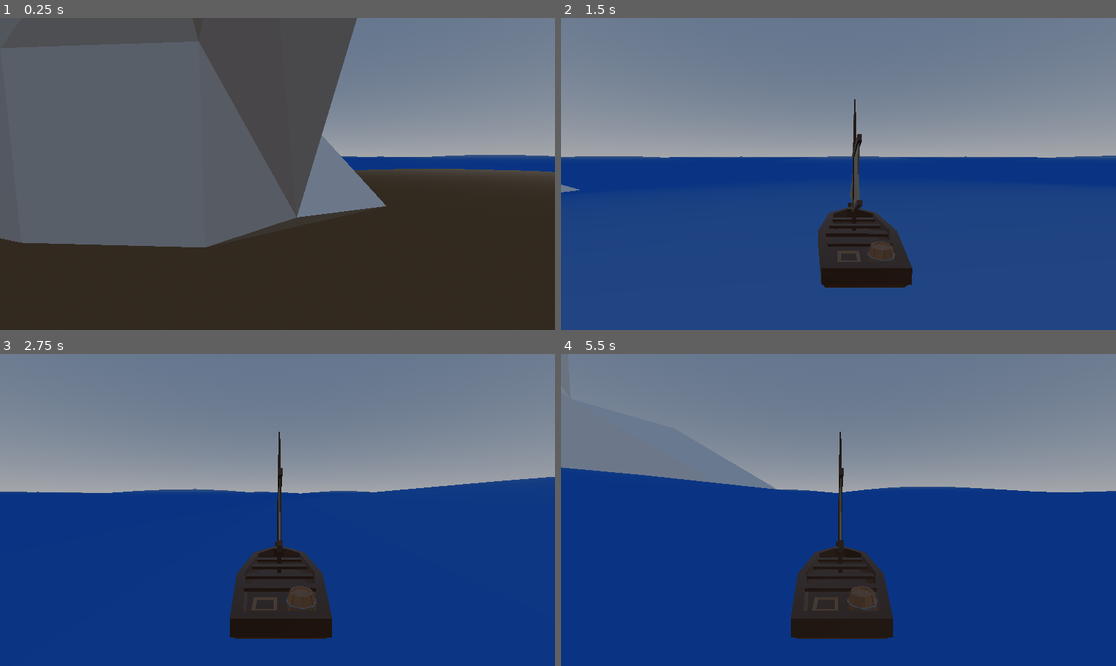
Above: before the commit, frames 1-4 (two rows, left to right).
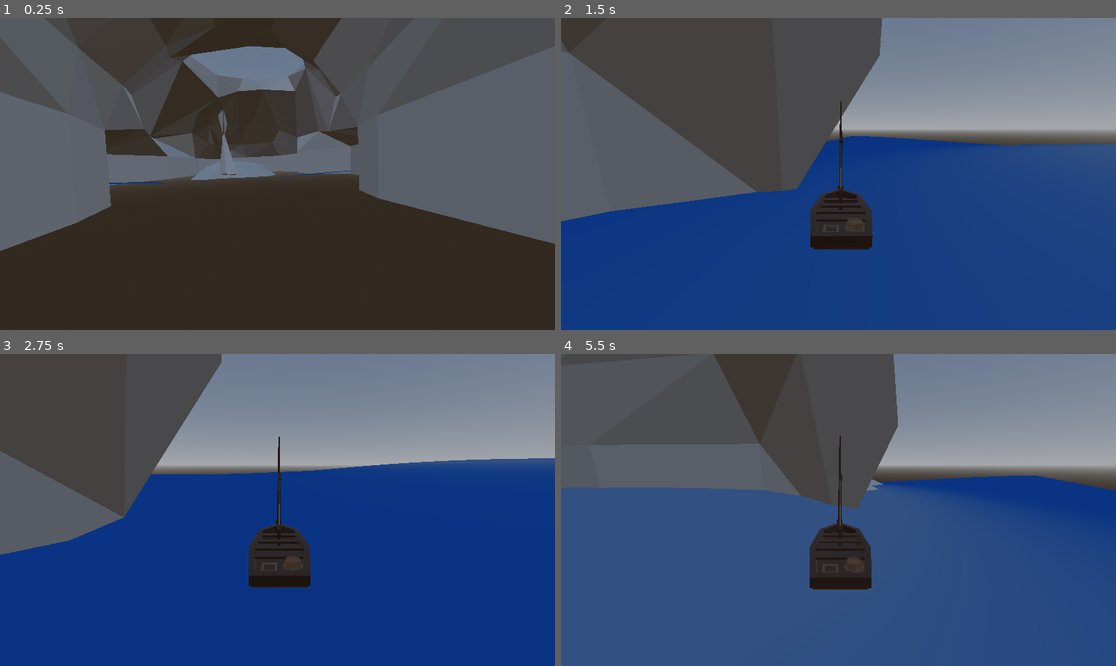
Above: after the commit, the same moments.

Repository: cgsdev0/buccaneers-beak
Game: Godot game, scene res://testing.tscn
Two runs of this game, one before a commit and one after it. Both use one fixed random seed, a clock stepped at 60 frames per second and the inputs below.
Inputs (mouse positions are in pixels of both pictures, inside the frame that each line leads up to):
- Up to frame 1 (0.25 s): no input
- Up to frame 2 (1.5 s): tap Enter (ui_accept) at 0.5, 0.77, 0.8, 1.07, 1.35 s; move the mouse to (960, 158) at 0.52 s; hold D (move_right) 0.53-1.28 s; hold Space 0.53-1.28 s; click (960, 158) at 0.67 s; move the mouse to (727, 189) at 1.27 s; hold S (move_down) from 1.28 s (still down); click (727, 189) at 1.42 s
- Up to frame 3 (2.75 s): tap Enter (ui_accept) at 1.52, 1.82, 2.3 s; tap Space at 1.55 s; move the mouse to (333, 441) at 2.02 s; release S (move_down) at 2.03 s; hold D (move_right) from 2.03 s (still down); hold Space from 2.03 s (still down); click (333, 441) at 2.17 s
- Up to frame 4 (5.5 s): move the mouse to (810, 572) at 2.77 s; release D (move_right) at 2.78 s; release Space at 2.78 s; hold W (move_up) 2.78-3.53 s; tap Space at 2.85, 4.35 s; click (810, 572) at 2.92 s; tap Enter (ui_accept) at 3.02, 3.32, 3.6, 3.77, 4.07, 4.52, 4.82, 5.3 s; move the mouse to (1005, 556) at 3.52 s; hold A (move_left) 3.53-5.03 s; click (1005, 556) at 3.67 s; tap Escape (ui_cancel) at 4.15 s; move the mouse to (672, 463) at 4.27 s; click (672, 463) at 4.42 s; move the mouse to (866, 510) at 5.02 s; hold S (move_down) from 5.03 s (still down); hold Space from 5.03 s (still down); click (866, 510) at 5.17 s

The runs differ from the first frame. In frame 1, 51% of the frame differs, in the area x 0-100%, y 0-75%; in frame 2, 41%; in frame 3, 30%; in frame 4, 80%, in the area x 0-100%, y 0-100%.

Commit message:
commit

Diff:
--- a/Boat.gd
+++ b/Boat.gd
@@ -8,14 +8,27 @@
 
 func get_water_height(pos: Vector2):
 	var time = Time.get_ticks_msec() / 1000.0
-	return sin(pos.x / 40.0 + time / 2.0) * sin(pos.y / 40.0 + time / 2.0) * 5.0 - 2.9
+	return sin(pos.x / 40.0 + time / 2.0) * sin(pos.y / 40.0 + time / 2.0) * 5.0 - 3.0
+
+func get_water_normal(pos: Vector2, forward: Vector3, right: Vector3):
+	var time = Time.get_ticks_msec() / 1000.0
+	var front = pos + Vector2(forward.x, forward.z)
+	var back = pos - Vector2(forward.x, forward.z)
+	var cross = Vector3(right.x, 0, right.y)
+	return Vector3(front.x, get_water_height(front), front.y) - Vector3(back.x, get_water_height(back), back.y)
 
 # Called every frame. 'delta' is the elapsed time since the previous frame.
 func _process(delta):
-
+	if Input.is_key_pressed(KEY_SPACE):
+		$CameraController.active = true
 	var input = Input.get_vector("move_right", "move_left", "move_down", "move_up")
 
 	global_rotation.y += input.x * delta
+
+	var planar_origin = Vector2(global_transform.origin.x, global_transform.origin.z)
+	$RootNode.look_at(global_transform.origin - get_water_normal(planar_origin, global_transform.basis.z, global_transform.basis.x),
+		global_transform.basis.y)
+
 
 	var vh = Vector2(velocity.x, velocity.z)
 	var ih = global_transform.basis.z * input.y
@@ -28,7 +41,7 @@
 	# apply friction
 	vh -= vh.normalized() * delta * 50.0 * min(vh.length(), 1)
 
-	var water_height = get_water_height(Vector2(global_transform.origin.x, global_transform.origin.z))
+	var water_height = get_water_height(planar_origin)
 
 	# global_transform.origin.y = water_height
 
--- a/CameraController.gd
+++ b/CameraController.gd
@@ -1,3 +1,4 @@
+class_name CameraController
 extends RemoteTransform3D
 
 @export
@@ -10,6 +11,11 @@
 	if !active && new_active:
 		lerpFrom = get_viewport().get_camera_3d().global_transform
 		lerpTimer = 0.0
+		if is_instance_of(get_viewport().get_camera_3d().controller, CameraController):
+			get_viewport().get_camera_3d().controller.active = false
+		get_viewport().get_camera_3d().controller = self
+	if !new_active && active:
+		remote_path = NodePath("")
 	active = new_active
 
 # Called when the node enters the scene tree for the first time.
@@ -19,12 +25,10 @@
 
 # Called every frame. 'delta' is the elapsed time since the previous frame.
 func _process(delta):
-	if Input.is_key_pressed(KEY_SPACE):
-		active = true
 
 	if lerpTimer < 1.0 && active:
 		lerpTimer += delta
 		get_viewport().get_camera_3d().global_transform.origin = lerp(lerpFrom.origin, global_transform.origin, ease(lerpTimer, 0.5))
-		get_viewport().get_camera_3d().global_transform.basis = Basis(lerp(lerpFrom.basis.get_rotation_quaternion(), global_transform.basis.get_rotation_quaternion(), ease(lerpTimer, 0.5)))
+		get_viewport().get_camera_3d().global_transform.basis = Basis(lerpFrom.basis.get_rotation_quaternion().slerp(global_transform.basis.get_rotation_quaternion(), ease(lerpTimer, 0.5)))
 	if lerpTimer >= 1.0 && active:
 		remote_path = get_viewport().get_camera_3d().get_path()
--- /dev/null
+++ b/FirstPersonCamera.gd
@@ -0,0 +1,44 @@
+extends CharacterBody3D
+
+
+const SPEED = 5.0
+const JUMP_VELOCITY = 4.5
+
+# Get the gravity from the project settings to be synced with RigidDynamicBody nodes.
+var gravity: float = ProjectSettings.get_setting("physics/3d/default_gravity")
+@onready var neck := $Neck
+@onready var camera := $Neck/Camera3d
+
+func _unhandled_input(event: InputEvent) -> void:
+	if event is InputEventMouseButton:
+		Input.set_mouse_mode(Input.MOUSE_MODE_CAPTURED)
+	elif event.is_action_pressed("ui_cancel"):
+		Input.set_mouse_mode(Input.MOUSE_MODE_VISIBLE)
+	if Input.get_mouse_mode() == Input.MOUSE_MODE_CAPTURED:
+		if event is InputEventMouseMotion:
+			neck.rotate_y(-event.relative.x * 0.01)
+			camera.rotate_x(-event.relative.y * 0.01)
+			camera.rotation.x = clamp(camera.rotation.x, deg_to_rad(-30), deg_to_rad(60))
+
+
+func _physics_process(delta: float) -> void:
+	# Add the gravity.
+	if not is_on_floor():
+		velocity.y -= gravity * delta
+
+	# Handle Jump.
+	if Input.is_action_just_pressed("ui_accept") and is_on_floor():
+		velocity.y = JUMP_VELOCITY
+
+	# Get the input direction and handle the movement/deceleration.
+	# As good practice, you should replace UI actions with custom gameplay actions.
+	var input_dir := Input.get_vector("left", "right", "forward", "back")
+	var direction = (neck.transform.basis * Vector3(input_dir.x, 0, input_dir.y)).normalized()
+	if direction:
+		velocity.x = direction.x * SPEED
+		velocity.z = direction.z * SPEED
+	else:
+		velocity.x = move_toward(velocity.x, 0, SPEED)
+		velocity.z = move_toward(velocity.z, 0, SPEED)
+
+	move_and_slide()
--- /dev/null
+++ b/MainCamera3D.gd
@@ -0,0 +1,12 @@
+extends Camera3D
+
+var controller = null
+
+# Called when the node enters the scene tree for the first time.
+func _ready():
+	pass # Replace with function body.
+
+
+# Called every frame. 'delta' is the elapsed time since the previous frame.
+func _process(delta):
+	pass
--- /dev/null
+++ b/PlayerController.gd
@@ -0,0 +1,61 @@
+extends CharacterBody3D
+
+
+const SPEED = 15.0
+const JUMP_VELOCITY = 4.5
+
+# Get the gravity from the project settings to be synced with RigidBody nodes.
+var gravity = ProjectSettings.get_setting("physics/3d/default_gravity")
+
+func _ready():
+	Input.set_mouse_mode(Input.MOUSE_MODE_CAPTURED)
+	$RemoteTransform3D.active = true
+
+var _mouse_position = Vector2(0.0, 0.0)
+@export_range(0.0, 1.0) var sensitivity = 0.25
+var _total_pitch = 0.0
+
+func _input(event):
+	# Receives mouse motion
+	if event is InputEventMouseMotion:
+		_mouse_position = event.relative
+
+func _update_mouselook():
+	if Input.get_mouse_mode() != Input.MOUSE_MODE_CAPTURED:
+		return
+	_mouse_position *= sensitivity
+	var yaw = _mouse_position.x
+	var pitch = _mouse_position.y
+	_mouse_position = Vector2(0, 0)
+
+	# Prevents looking up/down too far
+	pitch = clamp(pitch, -90 - _total_pitch, 90 - _total_pitch)
+	_total_pitch += pitch
+
+	rotate_y(deg_to_rad(-yaw))
+	rotate_object_local(Vector3(1,0,0), deg_to_rad(-pitch))
+
+func _process(delta):
+	_update_mouselook()
+
+func _physics_process(delta):
+	# Add the gravity.
+#	if not is_on_floor():
+#		velocity.y -= gravity * delta
+
+	# Handle Jump.
+	if Input.is_action_just_pressed("ui_accept") and is_on_floor():
+		velocity.y = JUMP_VELOCITY
+
+	# Get the input direction and handle the movement/deceleration.
+	# As good practice, you should replace UI actions with custom gameplay actions.
+	var input_dir = Input.get_vector("move_left", "move_right", "move_up", "move_down")
+	var direction = (transform.basis * Vector3(input_dir.x, 0, input_dir.y)).normalized()
+	if direction:
+		velocity.x = direction.x * SPEED
+		velocity.z = direction.z * SPEED
+	else:
+		velocity.x = move_toward(velocity.x, 0, SPEED)
+		velocity.z = move_toward(velocity.z, 0, SPEED)
+
+	move_and_slide()
--- /dev/null
+++ b/level.tres
@@ -0,0 +1,131 @@
+[gd_resource type="VisualShader" load_steps=12 format=3 uid="uid://cle8y3hnunxh7"]
+
+[sub_resource type="VisualShaderNodeMix" id="VisualShaderNodeMix_y8jo4"]
+default_input_values = [0, Vector3(0, 0, 0), 1, Vector3(1, 1, 1), 2, 0.5]
+op_type = 4
+
+[sub_resource type="VisualShaderNodeClamp" id="VisualShaderNodeClamp_orhwb"]
+
+[sub_resource type="VisualShaderNodeFloatFunc" id="VisualShaderNodeFloatFunc_q45ht"]
+function = 11
+
+[sub_resource type="VisualShaderNodeIf" id="VisualShaderNodeIf_sse74"]
+default_input_values = [0, 0.0, 1, 0.5, 2, 0.303, 3, Vector3(0, 0, 0), 4, Vector3(0, 0, 0), 5, Vector3(0, 0, 0)]
+
+[sub_resource type="VisualShaderNodeColorConstant" id="VisualShaderNodeColorConstant_2m4jc"]
+constant = Color(0, 0.164706, 0.0117647, 1)
+
+[sub_resource type="VisualShaderNodeColorConstant" id="VisualShaderNodeColorConstant_top8f"]
+constant = Color(0.64, 0.64, 0.64, 1)
+
+[sub_resource type="VisualShaderNodeInput" id="VisualShaderNodeInput_ypk1o"]
+input_name = "normal"
+
+[sub_resource type="VisualShaderNodeVec3Constant" id="VisualShaderNodeVec3Constant_4q614"]
+constant = Vector3(0, 1, 0)
+
+[sub_resource type="VisualShaderNodeDotProduct" id="VisualShaderNodeDotProduct_1ndfq"]
+
+[sub_resource type="VisualShaderNodeInput" id="VisualShaderNodeInput_fshxr"]
+input_name = "view_matrix"
+
+[sub_resource type="VisualShaderNodeTransformVecMult" id="VisualShaderNodeTransformVecMult_fi3rc"]
+operator = 1
+
+[resource]
+code = "shader_type spatial;
+
+
+
+void fragment() {
+// Vector3Constant:5
+	vec3 n_out5p0 = vec3(0.000000, 1.000000, 0.000000);
+
+
+// Input:8
+	mat4 n_out8p0 = VIEW_MATRIX;
+
+
+// Input:4
+	vec3 n_out4p0 = NORMAL;
+
+
+// TransformVectorMult:9
+	vec3 n_out9p0 = (vec4(n_out4p0, 1.0) * n_out8p0).xyz;
+
+
+// DotProduct:6
+	float n_out6p0 = dot(n_out5p0, n_out9p0);
+
+
+// FloatFunc:14
+	float n_out14p0 = sqrt(n_out6p0);
+
+
+// Clamp:12
+	float n_in12p1 = 0.00000;
+	float n_in12p2 = 1.00000;
+	float n_out12p0 = clamp(n_out14p0, n_in12p1, n_in12p2);
+
+
+// ColorConstant:3
+	vec4 n_out3p0 = vec4(0.640000, 0.640000, 0.640000, 1.000000);
+
+
+// ColorConstant:2
+	vec4 n_out2p0 = vec4(0.000000, 0.164706, 0.011765, 1.000000);
+
+
+// Mix:10
+	vec3 n_out10p0 = mix(vec3(n_out3p0.xyz), vec3(n_out2p0.xyz), n_out12p0);
+
+
+	vec3 n_out15p0;
+// If:15
+	float n_in15p1 = 0.50000;
+	float n_in15p2 = 0.30300;
+	if(abs(n_out12p0 - n_in15p1) < n_in15p2)
+	{
+		n_out15p0 = n_out10p0;
+	}
+	else if(n_out12p0 < n_in15p1)
+	{
+		n_out15p0 = vec3(n_out3p0.xyz);
+	}
+	else
+	{
+		n_out15p0 = vec3(n_out2p0.xyz);
+	}
+
+
+// Output:0
+	ALBEDO = n_out15p0;
+
+
+}
+"
+graph_offset = Vector2(-222.72, -69.8814)
+nodes/fragment/0/position = Vector2(1040, 40)
+nodes/fragment/2/node = SubResource("VisualShaderNodeColorConstant_2m4jc")
+nodes/fragment/2/position = Vector2(20, 80)
+nodes/fragment/3/node = SubResource("VisualShaderNodeColorConstant_top8f")
+nodes/fragment/3/position = Vector2(20, 0)
+nodes/fragment/4/node = SubResource("VisualShaderNodeInput_ypk1o")
+nodes/fragment/4/position = Vector2(-500, 500)
+nodes/fragment/5/node = SubResource("VisualShaderNodeVec3Constant_4q614")
+nodes/fragment/5/position = Vector2(-440, 280)
+nodes/fragment/6/node = SubResource("VisualShaderNodeDotProduct_1ndfq")
+nodes/fragment/6/position = Vector2(40, 300)
+nodes/fragment/8/node = SubResource("VisualShaderNodeInput_fshxr")
+nodes/fragment/8/position = Vector2(-460, 400)
+nodes/fragment/9/node = SubResource("VisualShaderNodeTransformVecMult_fi3rc")
+nodes/fragment/9/position = Vector2(-160, 420)
+nodes/fragment/10/node = SubResource("VisualShaderNodeMix_y8jo4")
+nodes/fragment/10/position = Vector2(380, -20)
+nodes/fragment/12/node = SubResource("VisualShaderNodeClamp_orhwb")
+nodes/fragment/12/position = Vector2(380, 240)
+nodes/fragment/14/node = SubResource("VisualShaderNodeFloatFunc_q45ht")
+nodes/fragment/14/position = Vector2(200, 220)
+nodes/fragment/15/node = SubResource("VisualShaderNodeIf_sse74")
+nodes/fragment/15/position = Vector2(690.587, 151.531)
+nodes/fragment/connections = PackedInt32Array(8, 0, 9, 0, 4, 0, 9, 1, 5, 0, 6, 0, 9, 0, 6, 1, 6, 0, 14, 0, 14, 0, 12, 0, 12, 0, 10, 2, 2, 0, 10, 1, 3, 0, 10, 0, 12, 0, 15, 0, 2, 0, 15, 4, 15, 0, 0, 0, 10, 0, 15, 3, 3, 0, 15, 5)
--- a/level.tscn
+++ b/level.tscn
@@ -1,13 +1,22 @@
-[gd_scene load_steps=3 format=3 uid="uid://c133ejbc1i57c"]
+[gd_scene load_steps=5 format=3 uid="uid://c133ejbc1i57c"]
 
 [ext_resource type="PackedScene" uid="uid://csqalgft6yu33" path="res://level.glb" id="1_uhr7p"]
+[ext_resource type="Shader" uid="uid://cle8y3hnunxh7" path="res://level.tres" id="2_kh2to"]
+
+[sub_resource type="ShaderMaterial" id="ShaderMaterial_poonx"]
+render_priority = 0
+shader = ExtResource("2_kh2to")
 
 [sub_resource type="ConcavePolygonShape3D" id="ConcavePolygonShape3D_qgknn"]
 data = PackedVector3Array(-1, 0, -1, -1, 0, 1, 1, 0, 1, 0.711, -0.9179, 2.106, 1, 0, 1, -1, 0, 1, 0.6496, -2.55, 2.8535 …(55472 unchanged characters)…
 
 [node name="level" instance=ExtResource("1_uhr7p")]
 
+[node name="Cube001" parent="." index="0"]
+surface_material_override/0 = SubResource("ShaderMaterial_poonx")
+
 [node name="StaticBody3D" type="StaticBody3D" parent="Cube001" index="0"]
+visible = false
 
 [node name="CollisionShape3D" type="CollisionShape3D" parent="Cube001/StaticBody3D" index="0"]
 shape = SubResource("ConcavePolygonShape3D_qgknn")
--- a/sail_boat.tscn
+++ b/sail_boat.tscn
@@ -150,15 +150,15 @@
 blend_shape_mode = 0
 shadow_mesh = SubResource("ArrayMesh_accwp")
 
-[sub_resource type="CylinderShape3D" id="CylinderShape3D_5pts7"]
-height = 0.6
-radius = 0.6
+[sub_resource type="CapsuleShape3D" id="CapsuleShape3D_l5nns"]
+radius = 1.2
+height = 3.0
 
 [node name="Sail Boat" type="CharacterBody3D"]
-wall_min_slide_angle = 1.5708
 script = ExtResource("1_rwh0n")
 
 [node name="RootNode" type="Node3D" parent="."]
+transform = Transform3D(5, 0, 0, 0, 5, 0, 0, 0, 5, 0, 0, 0)
 
 [node name="Sail" type="MeshInstance3D" parent="RootNode"]
 transform = Transform3D(100, 0, 0, 0, -4.37114e-06, 100, 0, -100, -4.37114e-06, -0.0103357, 0.0402573, 0.141905)
@@ -171,9 +171,9 @@
 skeleton = NodePath("")
 
 [node name="CollisionShape3D" type="CollisionShape3D" parent="."]
-transform = Transform3D(1, 0, 0, 0, 1, 0, 0, 0, 1, 0, 0.0998207, 0)
-shape = SubResource("CylinderShape3D_5pts7")
+transform = Transform3D(1.5, 0, 0, 0, 1.5, 0, 0, 0, 1.5, 0, 0.724267, 0)
+shape = SubResource("CapsuleShape3D_l5nns")
 
 [node name="CameraController" type="RemoteTransform3D" parent="."]
-transform = Transform3D(-0.0666667, 5.92119e-17, -5.82819e-09, -4.80493e-10, 0.0664397, 0.0054962, 5.80835e-09, 0.0054962, -0.0664397, 0, 0.514453, -1.0096)
+transform = Transform3D(-0.0666667, 2.97067e-17, -5.82819e-09, -1.26304e-09, 0.0650824, 0.0144475, 5.68969e-09, 0.0144475, -0.0650824, 0, 3.31943, -6.70187)
 script = ExtResource("2_1cis3")
--- a/testing.tscn
+++ b/testing.tscn
@@ -1,9 +1,12 @@
-[gd_scene load_steps=10 format=3 uid="uid://ykpslhxurjo8"]
+[gd_scene load_steps=14 format=3 uid="uid://ykpslhxurjo8"]
 
 [ext_resource type="PackedScene" uid="uid://c133ejbc1i57c" path="res://level.tscn" id="1_fwxso"]
 [ext_resource type="Shader" path="res://water.gdshader" id="2_y2njl"]
 [ext_resource type="Script" path="res://water.gd" id="3_g4tch"]
+[ext_resource type="Script" path="res://PlayerController.gd" id="5_qw6wc"]
 [ext_resource type="PackedScene" uid="uid://cu5yw8s3rxl27" path="res://sail_boat.tscn" id="5_xeuv0"]
+[ext_resource type="Script" path="res://CameraController.gd" id="5_yclud"]
+[ext_resource type="Script" path="res://MainCamera3D.gd" id="7_x4tpy"]
 
 [sub_resource type="ShaderMaterial" id="ShaderMaterial_qf8jr"]
 render_priority = 0
@@ -12,10 +15,12 @@
 
 [sub_resource type="QuadMesh" id="QuadMesh_aim3w"]
 material = SubResource("ShaderMaterial_qf8jr")
-size = Vector2(3000, 3000)
-subdivide_width = 200
-subdivide_depth = 200
+size = Vector2(200, 200)
+subdivide_width = 50
+subdivide_depth = 50
 orientation = 1
+
+[sub_resource type="CapsuleShape3D" id="CapsuleShape3D_yi6tk"]
 
 [sub_resource type="ProceduralSkyMaterial" id="ProceduralSkyMaterial_ajltt"]
 
@@ -29,18 +34,30 @@
 [node name="Node3D" type="Node3D"]
 
 [node name="level" parent="." instance=ExtResource("1_fwxso")]
+transform = Transform3D(0.55, 0, 0, 0, 0.35, 0, 0, 0, 0.55, 0, 0, 0)
 
-[node name="CSGMesh3D" type="CSGMesh3D" parent="."]
+[node name="Water" type="CSGMesh3D" parent="."]
 transform = Transform3D(1, 0, 0, 0, 1, 0, 0, 0, 1, 0, -3.00336, 0)
 mesh = SubResource("QuadMesh_aim3w")
 script = ExtResource("3_g4tch")
 
 [node name="Sail Boat" parent="." instance=ExtResource("5_xeuv0")]
-transform = Transform3D(1, 0, 0, 0, 1, 0, 0, 0, 1, -46.9591, 0, 0)
+transform = Transform3D(1, 0, 0, 0, 1, 0, 0, 0, 1, -0.135676, 0, 6.28297)
 
 [node name="DirectionalLight3D" type="DirectionalLight3D" parent="."]
 visible = false
 
+[node name="CharacterBody3D" type="CharacterBody3D" parent="."]
+script = ExtResource("5_qw6wc")
+
+[node name="CollisionShape3D" type="CollisionShape3D" parent="CharacterBody3D"]
+shape = SubResource("CapsuleShape3D_yi6tk")
+
+[node name="RemoteTransform3D" type="RemoteTransform3D" parent="CharacterBody3D"]
+script = ExtResource("5_yclud")
+
 [node name="Camera3D" type="Camera3D" parent="."]
-transform = Transform3D(-1, 4.44089e-16, -8.74229e-08, -7.2074e-09, 0.996596, 0.0824429, 8.71252e-08, 0.0824429, -0.996596, 0, 0.514453, -1.0096)
+transform = Transform3D(-1, 4.44089e-16, -8.74228e-08, -7.2074e-09, 0.996596, 0.0824429, 8.71252e-08, 0.0824429, -0.996596, 0, 0.514453, -1.0096)
 environment = SubResource("Environment_3j6ef")
+current = true
+script = ExtResource("7_x4tpy")
